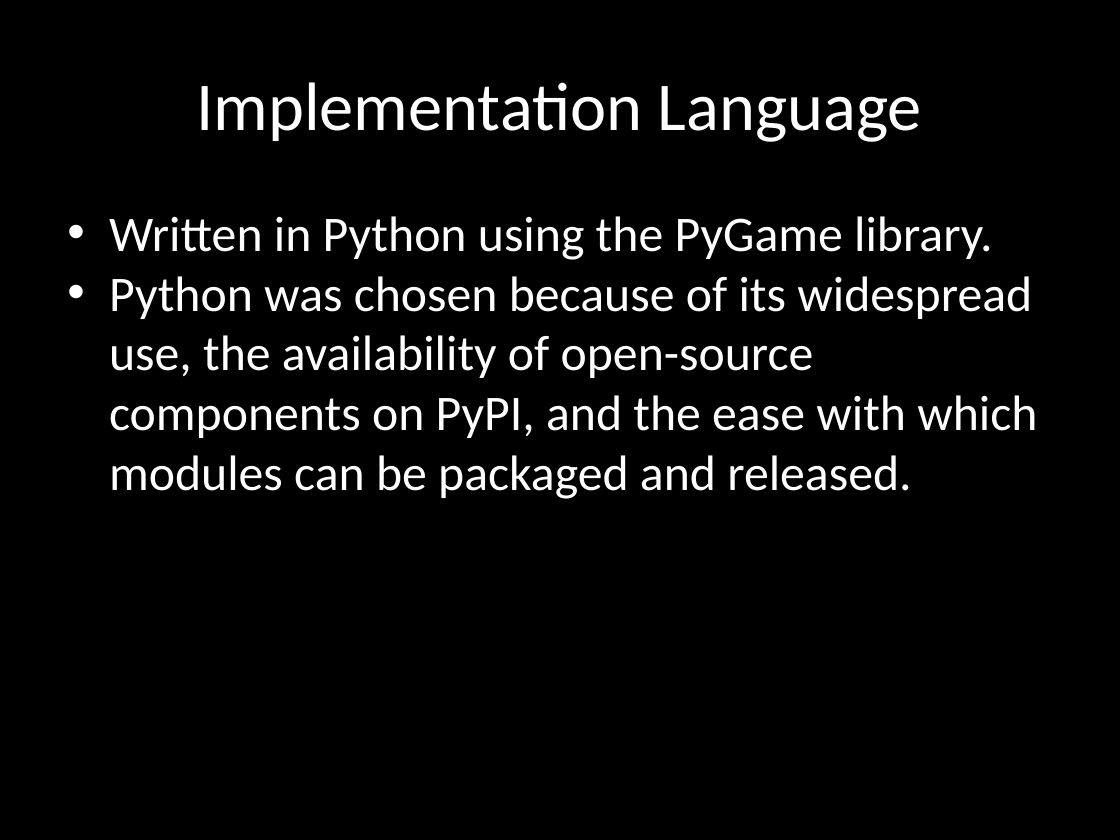
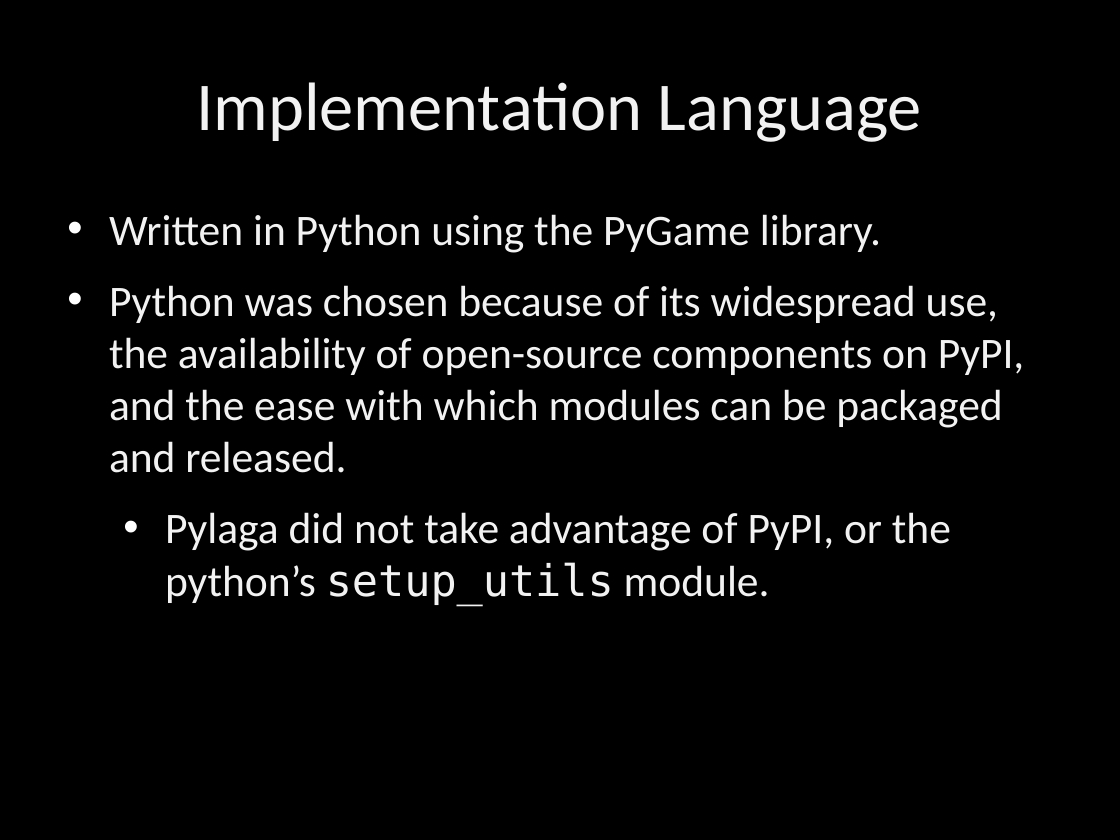
Before and after one commit to terrencepreilly/CPS410, a slide deck: slide 3 of final_presentation/Presentation.pptx. Drawn at 1120x840 pixels with LibreOffice and Linux fonts; fonts in the diff are those of the drawing; background and template pictures are left out. Boxes give left, top, right and bottom in pixels: in the first picture for what was removed or moved away, otherwise in the second. Text is boxed around its words. In the diff, an @@ line names an element or a change of style, - is before the commit and + after.

```diff
--- a/final_presentation/Presentation.pptx
+++ b/final_presentation/Presentation.pptx
@@ text at (109,214,1025,473): size 32 to 28 pt, text colour #FFFFFF to #F2F2F2 in "Written in Python using the PyGame library.", "Python was chosen because of its widespread ..."; more space between paragraphs @@
@@ text at (165,512,951,606): paragraph added @@
+  • Pylaga did not take advantage of PyPI, or the python’s setup_utils module.
```
Also in this commit, not shown: 6 other slides changed, 1 other file.
